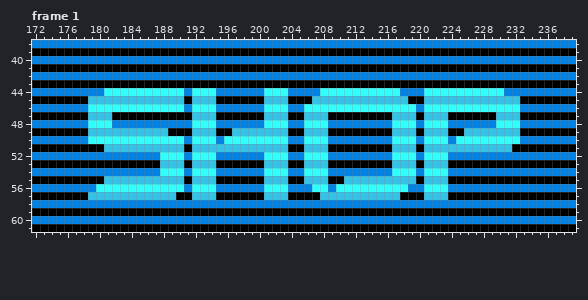
Pixel-art file: ArtConcept/Pic_1.aseprite. This is how it looked before the edit.
320x240 pixels, 7 frames. Colours within 5 levels of each other are drawn and written as one. Shown: frame 1: x 172..239, y 38..61.
The same view after the edit:
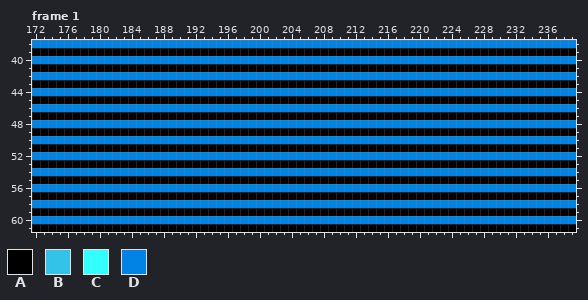
Palette (. is transparent): A #000000  B #33c2e8  C #33ffff  D #0083e4
Difference:
Changed rows in their new state; - is an unchanged pixel.
Frame 1, layer "Shop/frame":
first column x 179:
44 --DDDDDDDDDD-DDD------DDD----DDDDDDDDDD---DDDDDDDDDD--
45 AAAAAAAAAAAA-AAA------AAA---AAAAAAAAAAAA--AAAAAAAAAAAA
46 DDDDDDDDDDDD-DDD------DDD--DDDDDDDDDDDDDD-DDDDDDDDDDDD
47 AAA----------AAA------AAA--AAA--------AAA-AAA------AAA
48 DDD----------DDD------DDD--DDD--------DDD-DDD------DDD
49 AAAAAAAAAA---AAA--AAAAAAA--AAA--------AAA-AAA--AAAAAAA
50 DDDDDDDDDDDD-DDD-DDDDDDDD--DDD--------DDD-DDD-DDDDDDDD
51 --AAAAAAAAAA-AAAAAAAAAAAA--AAA--------AAA-AAAAAAAAAAA-
52 ---------DDD-DDD------DDD--DDD--------DDD-DDD---------
53 ---------AAA-AAA------AAA--AAA--------AAA-AAA---------
54 ---------DDD-DDD------DDD--DDD--------DDD-DDD---------
55 --AAAAAAAAAA-AAA------AAA--AAA--AAAAAAAAA-AAA---------
56 -DDDDDDDDDDD-DDD------DDD---DD-DDDDDDDDD--DDD---------
57 AAAAAAAAAAA--AAA------AAA----AAAAAAAAAA---AAA---------
